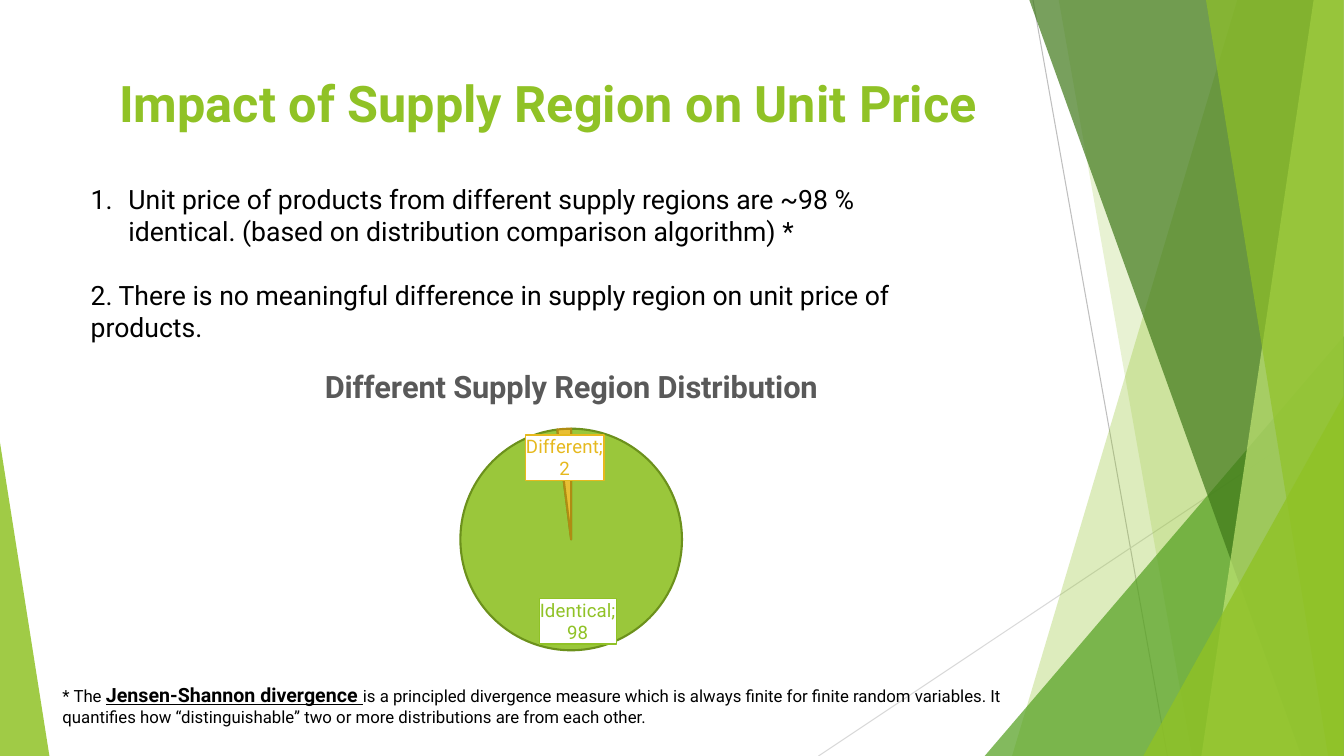
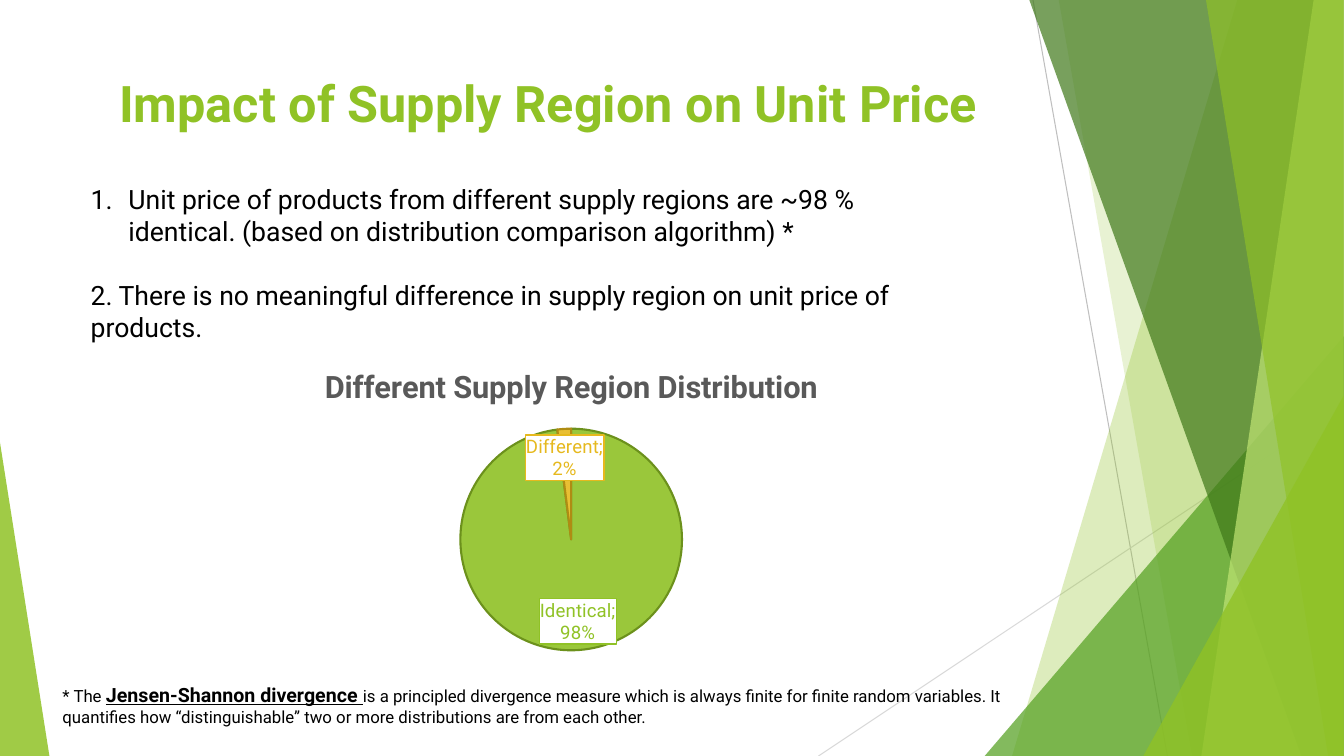
Before and after one commit to joongsukjin/dsc-2-final-project-online-ds-pt-011419, a slide deck: slide 7 of Module 2 Final Project.pptx. Drawn at 1344x756 pixels with LibreOffice and Linux fonts; fonts in the diff are those of the drawing. Boxes give left, top, right and bottom in pixels: in the first picture for what was removed or moved away, otherwise in the second. Text is boxed around its words. In the diff, an @@ line names an element or a change of style, - is before the commit and + after.

```diff
--- a/Module 2 Final Project.pptx
+++ b/Module 2 Final Project.pptx
@@ pie chart at bbox=[145, 349, 996, 664] @@
@@ Different Supply Region Distribution, Identical: 98 to 0.98 @@
@@ Different Supply Region Distribution, Different: 2 to 0.02 @@
@@ data labels of Different Supply Region Distribution changed @@
```
Also in this commit, not shown: 1 other slide changed, 1 other file.
